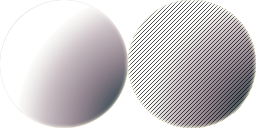
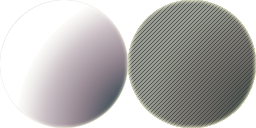
Revision of a layered 256x128 image; what changed, layer by layer:
pixels changed over [128, 0, 256, 128] (layer not identified)
